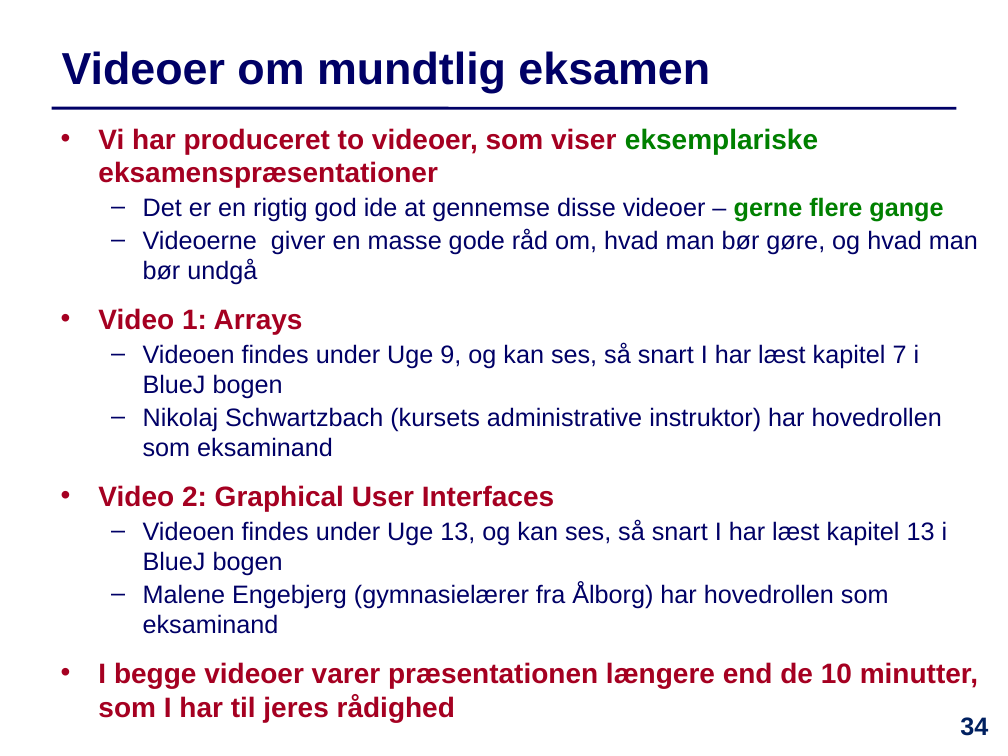
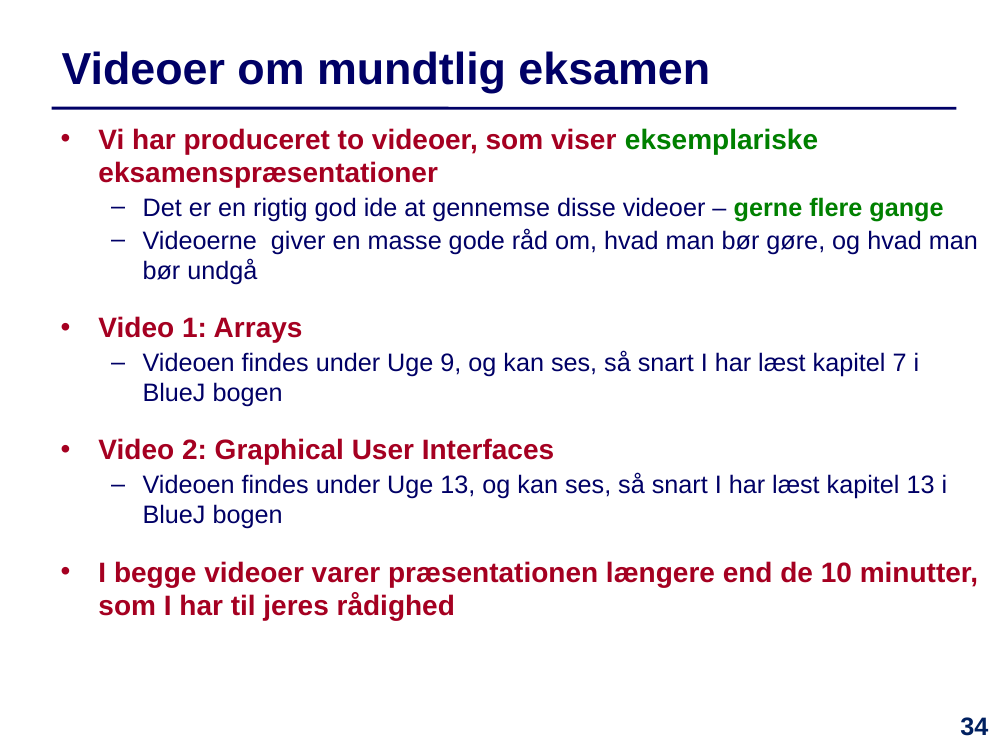
Before and after one commit to IntProgAU/Materiale, a slide deck: slide 34 of web/e22/uge_9/Slides-Uge9.pptx. Drawn at 1008x756 pixels with LibreOffice and Linux fonts; fonts in the diff are those of the drawing. Boxes give left, top, right and bottom in pixels: in the first picture for what was removed or moved away, otherwise in the second. Text is boxed around its words. In the diff, an @@ line names an element or a change of style, - is before the commit and + after.

```diff
--- a/web/e22/uge_9/Slides-Uge9.pptx
+++ b/web/e22/uge_9/Slides-Uge9.pptx
@@ text at [98, 316, 978, 620]: more space between paragraphs @@
@@ text at [143, 407, 942, 457]: paragraph removed @@
-  – Nikolaj Schwartzbach (kursets administrative instruktor) har hovedrollen som eksaminand
@@ text at [143, 583, 889, 634]: paragraph removed @@
-  – Malene Engebjerg (gymnasielærer fra Ålborg) har hovedrollen som eksaminand
```
Also in this commit, not shown: 5 other slides changed, 1 other file.
